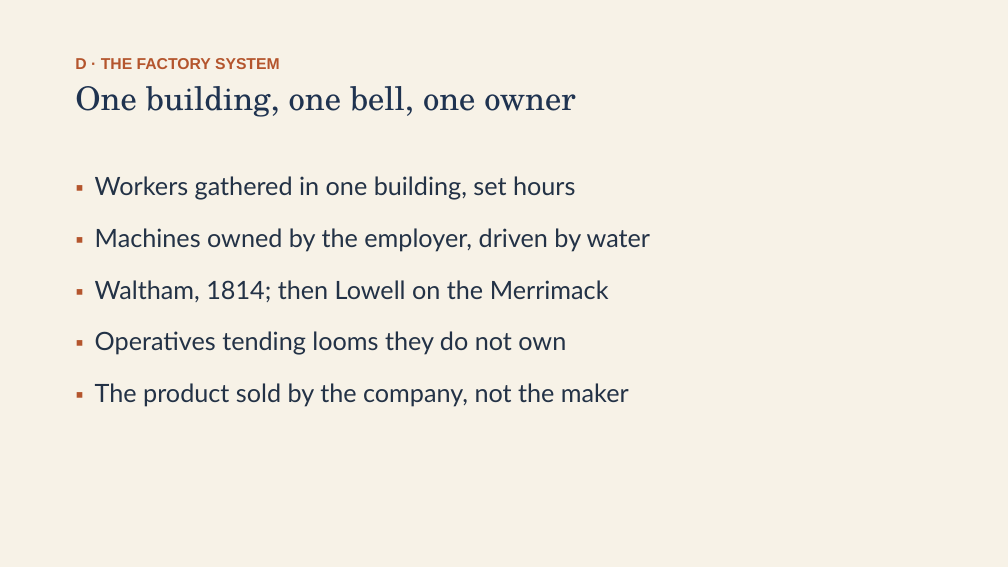
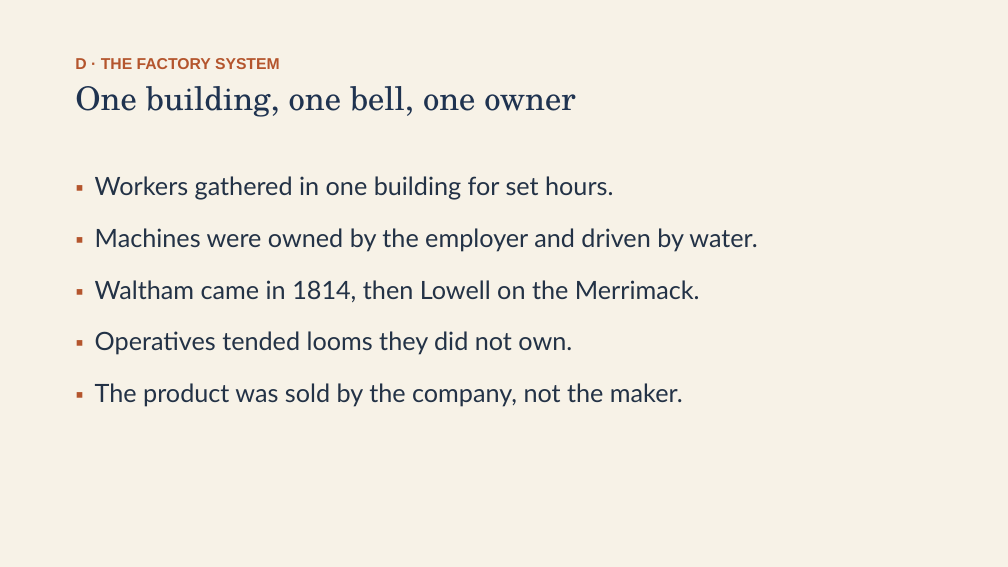
Before and after one commit to ab17gthb/humanities-curriculum-group, a slide deck: slide 13 of jackson-reform/lesson-05/lesson-05-slides.pptx. Drawn at 1008x567 pixels with LibreOffice and Linux fonts; fonts in the diff are those of the drawing. Boxes give left, top, right and bottom in pixels: in the first picture for what was removed or moved away, otherwise in the second. Text is boxed around its words. In the diff, an @@ line names an element or a change of style, - is before the commit and + after.

```diff
--- a/jackson-reform/lesson-05/lesson-05-slides.pptx
+++ b/jackson-reform/lesson-05/lesson-05-slides.pptx
@@ text at <box>95,176,757,406</box>: text changed @@
-▪ Workers gathered in one building, set hours
-▪ Machines owned by the employer, driven by water
-▪ Waltham, 1814; then Lowell on the Merrimack
-▪ Operatives tending looms they do not own
-▪ The product sold by the company, not the maker
+▪ Workers gathered in one building for set hours.
+▪ Machines were owned by the employer and driven by water.
+▪ Waltham came in 1814, then Lowell on the Merrimack.
+▪ Operatives tended looms they did not own.
+▪ The product was sold by the company, not the maker.
```
Also in this commit, not shown: 10 other slides changed, 6 other files.
